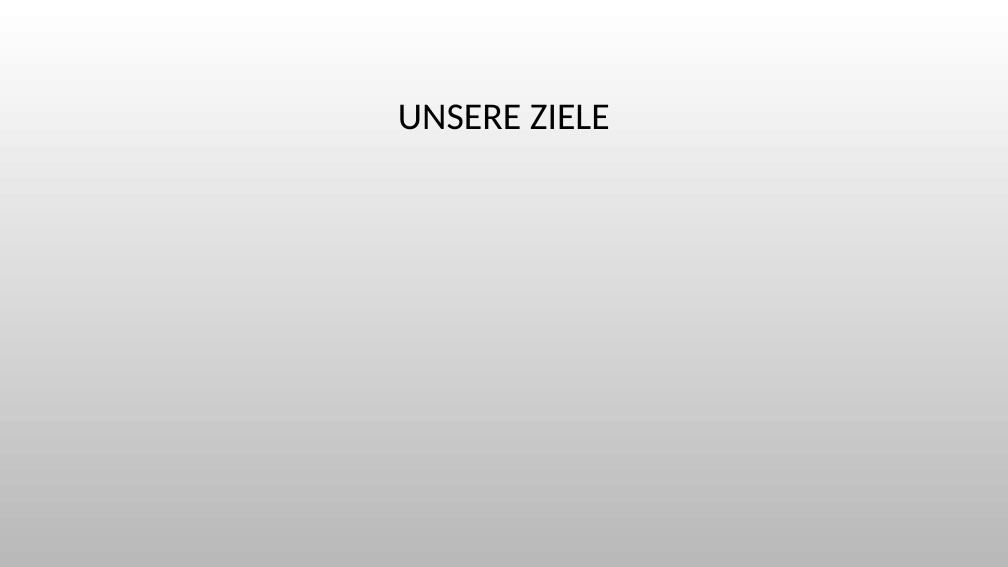
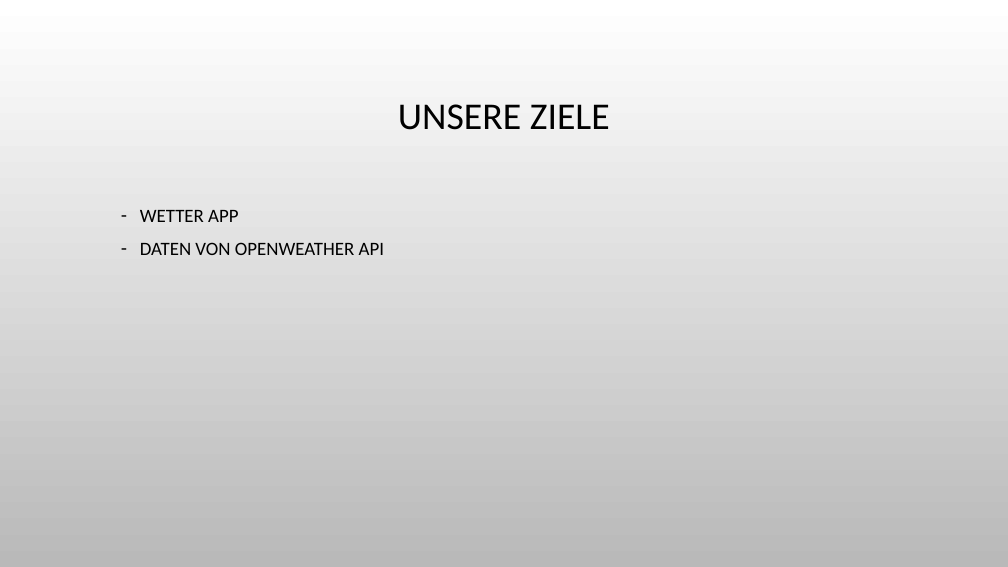
Before and after one commit to Leandro123321/uk335LD, a slide deck: slide 3 of ModulProjekt/Verkaufspräsentation.pptx. Drawn at 1008x567 pixels with LibreOffice and Linux fonts; fonts in the diff are those of the drawing; background and template pictures are left out. Boxes give left, top, right and bottom in pixels: in the first picture for what was removed or moved away, otherwise in the second. Text is boxed around its words. In the diff, an @@ line names an element or a change of style, - is before the commit and + after.

Commit message:
präsi

```diff
--- a/ModulProjekt/Verkaufspräsentation.pptx
+++ b/ModulProjekt/Verkaufspräsentation.pptx
@@ text added at box(140, 210, 384, 255), 18 pt, text #000000 @@
+  – WETTER APP
+  – DATEN VON OPENWEATHER API
```
